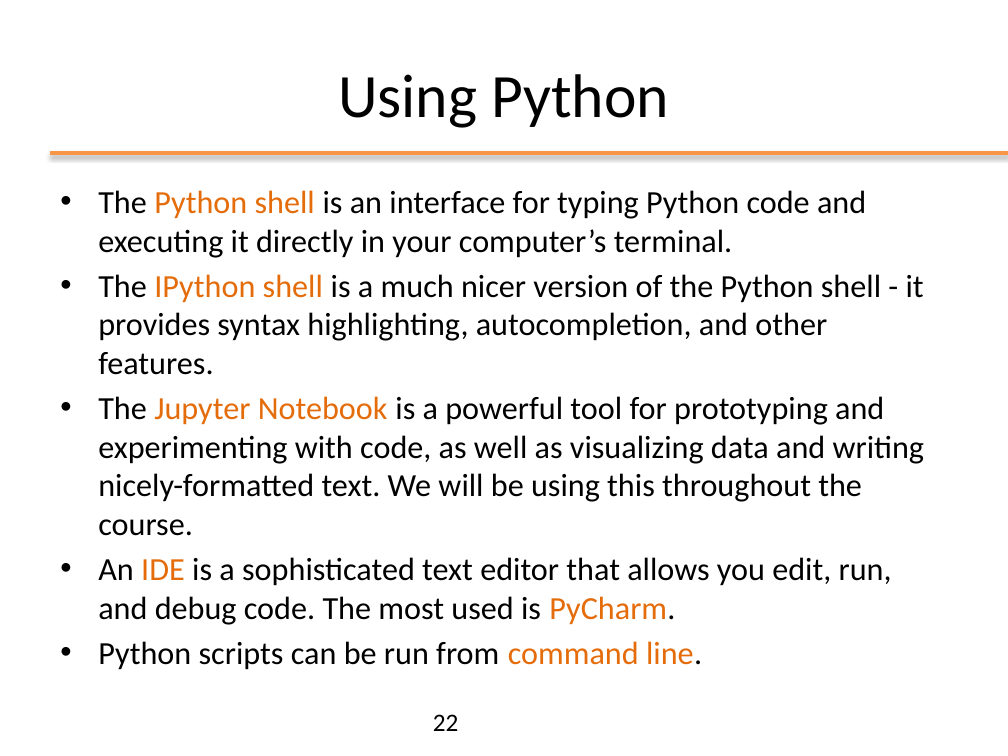
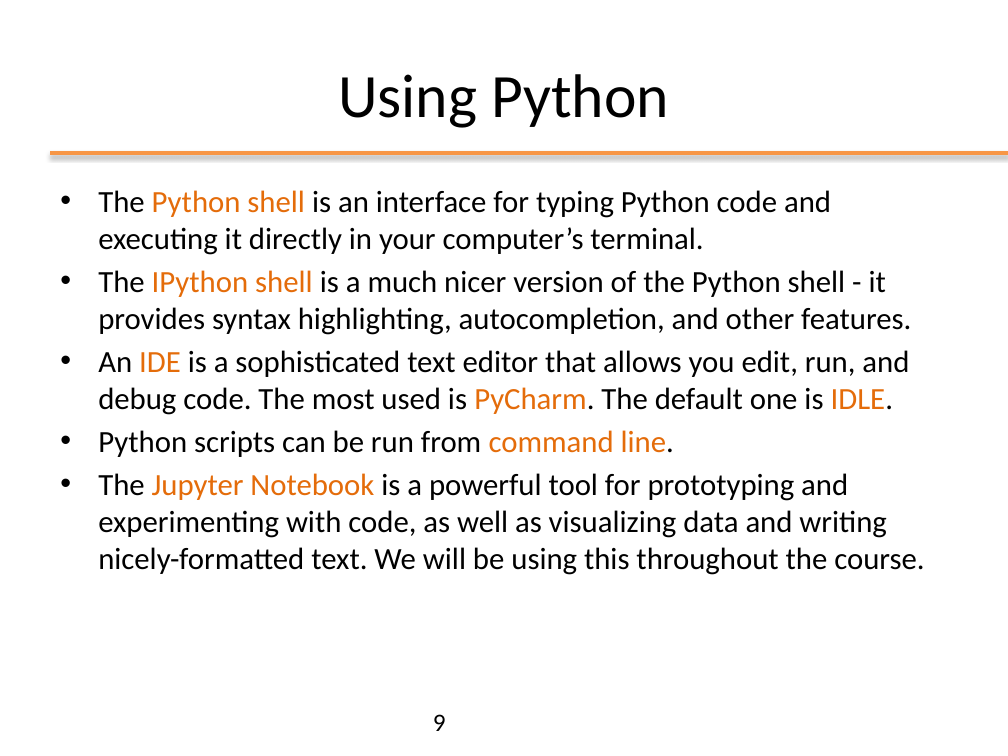
Before and after one commit to nbicocchi/ooprogramming, a slide deck: slide 9 of slides/python/ppt/01 - Python Basics.pptx (slide 22 before the commit). Drawn at 1008x756 pixels with LibreOffice and Linux fonts; fonts in the diff are those of the drawing. Boxes give left, top, right and bottom in pixels: in the first picture for what was removed or moved away, otherwise in the second. Text is boxed around its words. In the diff, an @@ line names an element or a change of style, - is before the commit and + after.

```diff
--- a/slides/python/ppt/01 - Python Basics.pptx
+++ b/slides/python/ppt/01 - Python Basics.pptx
@@ text at box(98, 190, 924, 575): size 23 to 22 pt in "The Python shell is an interface for ...", "The IPython shell is a much nicer ...", "The Jupyter Notebook is a powerful tool ..." @@
@@ text at box(98, 350, 909, 457): paragraphs added @@
+• An IDE is a sophisticated text editor that allows you edit, run, and debug code. The most used is PyCharm. The default one is IDLE.
+• Python scripts can be run from command line.
@@ text at box(98, 557, 892, 670): paragraphs removed @@
-• An IDE is a sophisticated text editor that allows you edit, run, and debug code. The most used is PyCharm.
-• Python scripts can be run from command line.
@@ page number at box(433, 714, 446, 731): text changed @@
-22
+9
```
Also in this commit, not shown: 12 other slides changed, 8 slides added, 6 slides removed, 3 other files.
